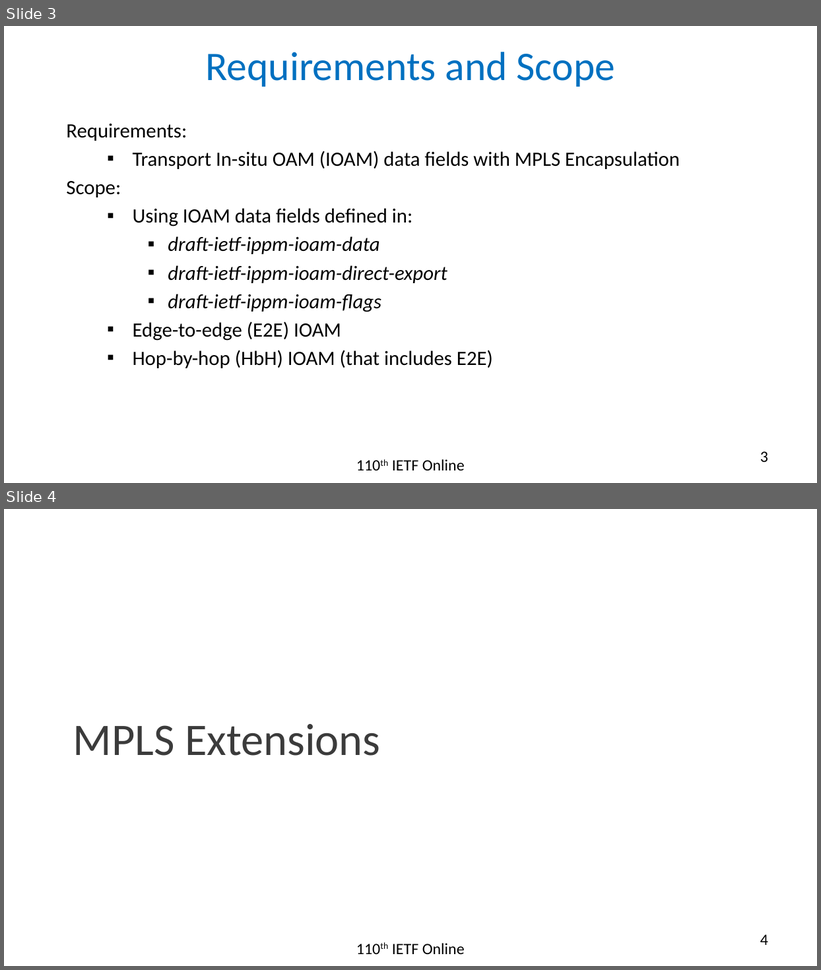
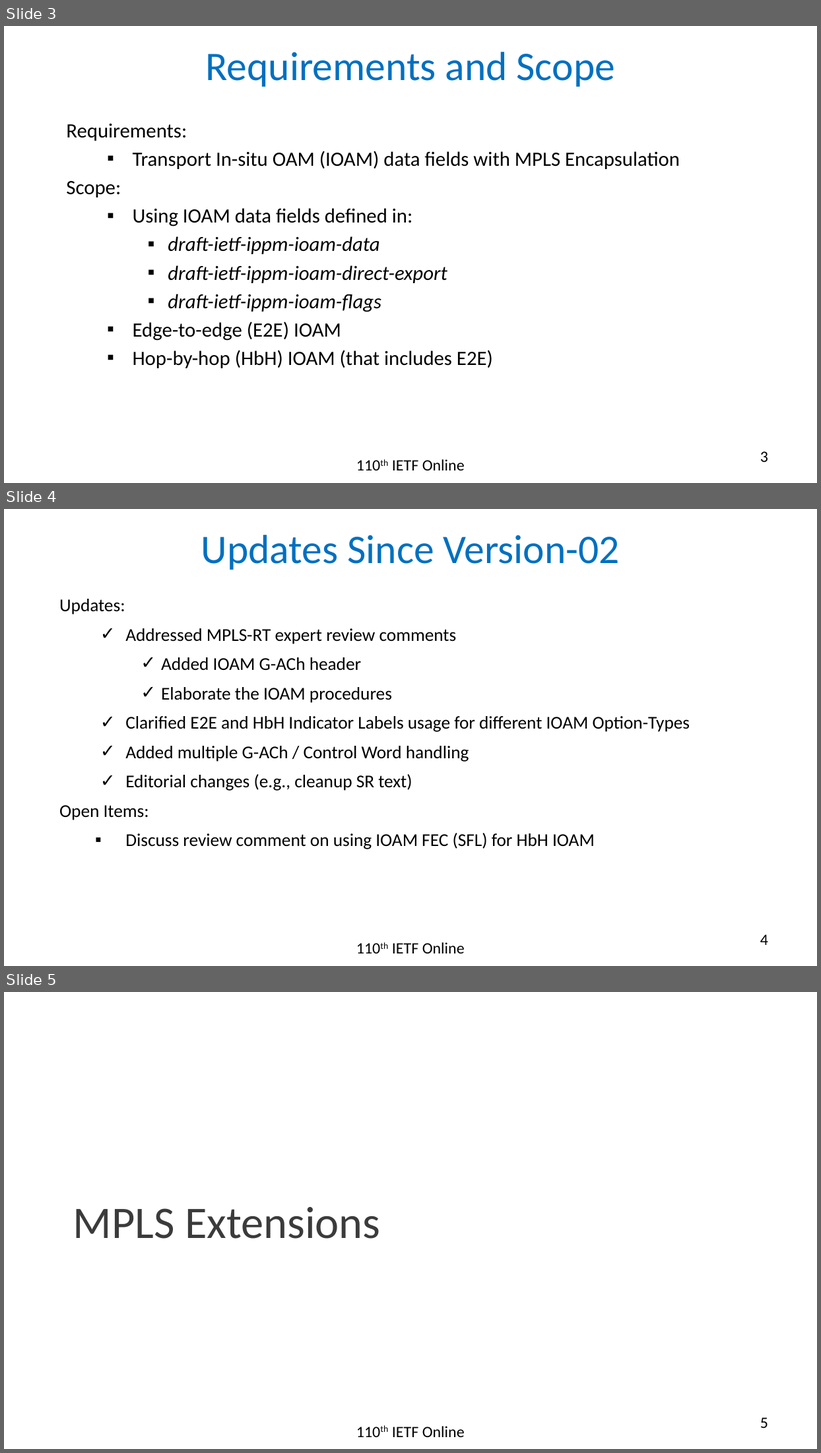
Before and after one commit to rakgandhi/ietf-slides, a slide deck: draft-gandhi-mpls-ioam-sr-06.pptx. Shown one above the other, each under a label of ours: slides 3 and 4 before the commit, slides 3, 4 and 5 after it. The pictures are 821x970 and 821x1453 pixels, drawn with LibreOffice and Linux fonts; fonts in the diff are those of the drawing. Boxes give left, top, right and bottom in pixels: in the first picture for what was removed or moved away, otherwise in the second. Text is boxed around its words. In the diff, an @@ line names an element or a change of style, - is before the commit and + after.

```diff
--- a/draft-gandhi-mpls-ioam-sr-06.pptx
+++ b/draft-gandhi-mpls-ioam-sr-06.pptx
@@ slide 4 added at <box>4,509,817,966</box>, background #FFFFFF @@
@@ title added at <box>201,535,620,570</box>, 36 pt, text #0070C0 @@
+Updates Since Version-02
@@ text added at <box>59,599,690,850</box>, 16 pt, text #000000 @@
+Updates:
+  ✓ Addressed MPLS-RT expert review comments
+    ✓ Added IOAM G-ACh header
+    ✓ Elaborate the IOAM procedures
+  ✓ Clarified E2E and HbH Indicator Labels usage for different IOAM Option-Types
+  ✓ Added multiple G-ACh / Control Word handling
+  ✓ Editorial changes (e.g., cleanup SR text)
+  Open Items:
+    ▪ Discuss review comment on using IOAM FEC (SFL) for HbH IOAM
@@ text added at <box>392,943,465,954</box>, 14 pt, text #000000 @@
+110th IETF Online
@@ page number added at <box>760,935,768,945</box>, 14 pt, text #000000 @@
+4
@@ what was slide 4 is now slide 5 @@
@@ page number at <box>760,1418,768,1428</box>: text changed @@
-4
+5
```
Also in this commit, not shown: 1 other file.
